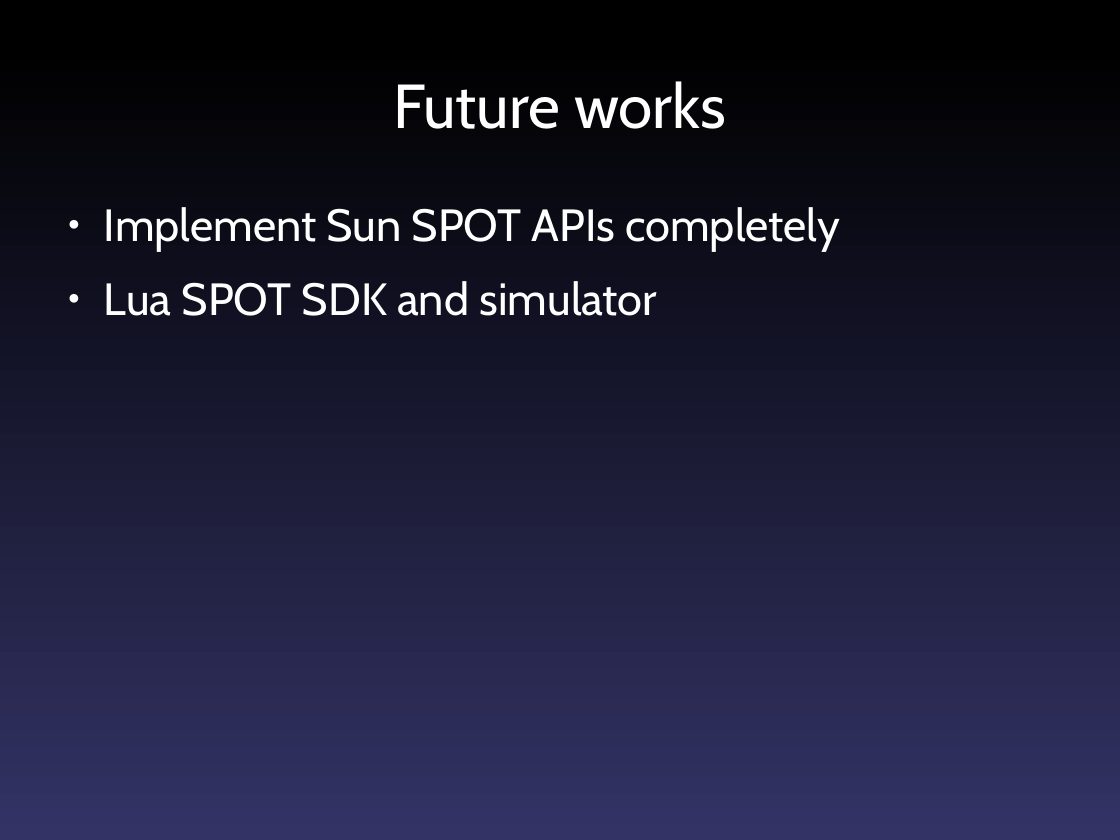
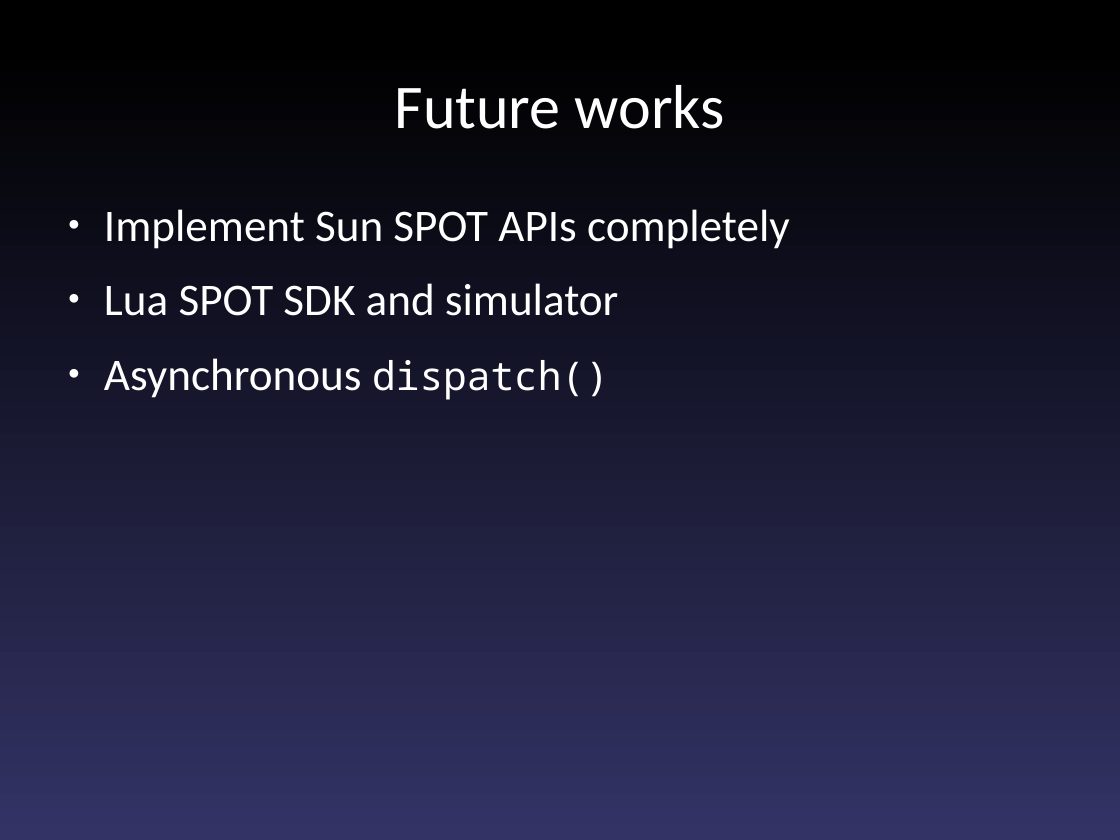
Before and after one commit to fajran/luaspot, a slide deck: slide 13 of doc/presentation/Scriptable Sensor Network.odp. Drawn at 1120x840 pixels with LibreOffice and Linux fonts; fonts in the diff are those of the drawing. Boxes give left, top, right and bottom in pixels: in the first picture for what was removed or moved away, otherwise in the second. Text is boxed around its words. In the diff, an @@ line names an element or a change of style, - is before the commit and + after.

```diff
--- a/doc/presentation/Scriptable Sensor Network.odp
+++ b/doc/presentation/Scriptable Sensor Network.odp
@@ title "Future works" at [395,85,725,129]: font Cabin to Calibri @@
@@ text at [104,209,790,316]: font Cabin to Calibri in "Implement Sun SPOT APIs completely", "Lua SPOT SDK and simulator" @@
@@ text at [104,358,609,400]: paragraph added @@
+● Asynchronous dispatch()
```
Also in this commit, not shown: 14 other slides changed.
